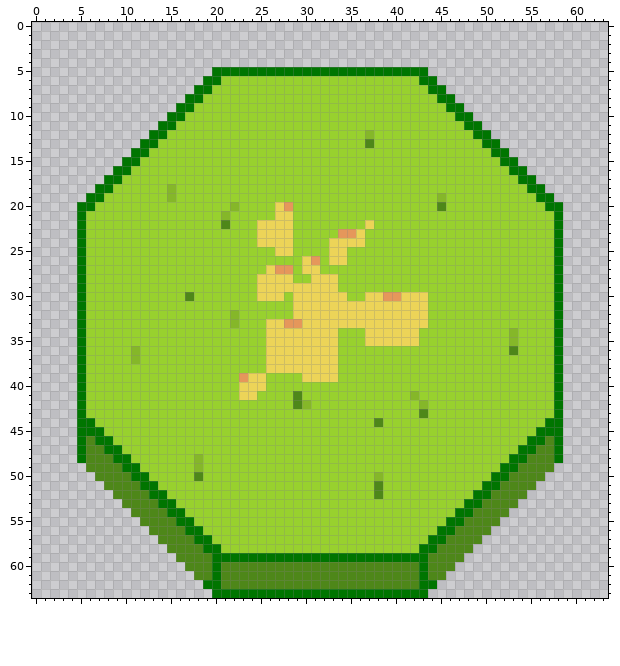
Pixel-art sprite, stored at public/assets/Tiles/Plains/Platform/sheet2.png. The picture above is the old version.
The file is 64x64 pixels.
New version:
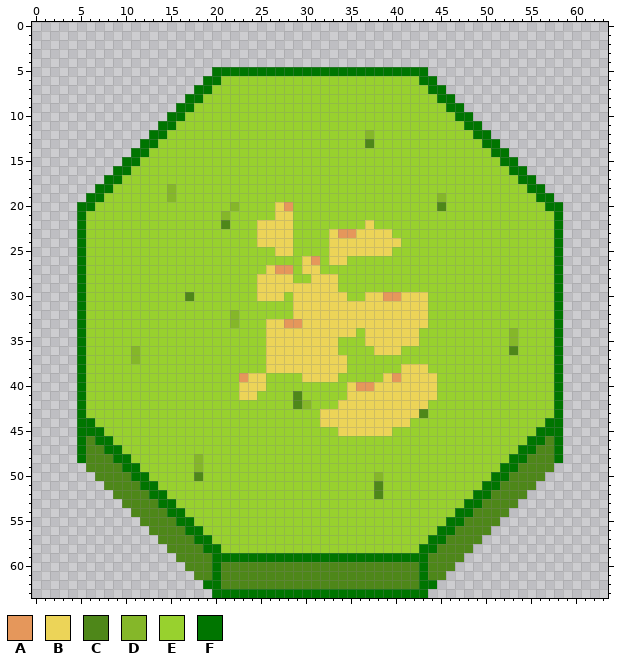
Palette (. is transparent): A #e5975b  B #ecd458  C #4e8719  D #85b729  E #98d12e  F #007500
From old to new:
The edit turns colour E into colour A in row 39 at x 40; in row 40 at x 36 to 37.
The edit turns colour C into colour B in row 44 at x 38.
The edit turns colour D into colour B in row 41 at x 42; in row 42 at x 43.
The edit turns colour E into colour B in row 23 at x 33 and 37 to 39; in row 24 at x 37 to 40; in row 25 at x 35 to 39; in row 34 at x 34 to 35; in row 36 at x 38 to 40; in row 37 at x 34.
The edit turns colour E into colour B in row 38 at x 34 and 41 to 43; in row 39 at x 39 and 41 to 44; in row 40 at x 35 and 38 to 44; in row 41 at x 35 to 41 and 43 to 44; in row 42 at x 34 to 42; in row 43 at x 32 to 42.
The edit turns colour E into colour B in row 44 at x 32 to 37 and 39 to 41; in row 45 at x 34 to 39.
